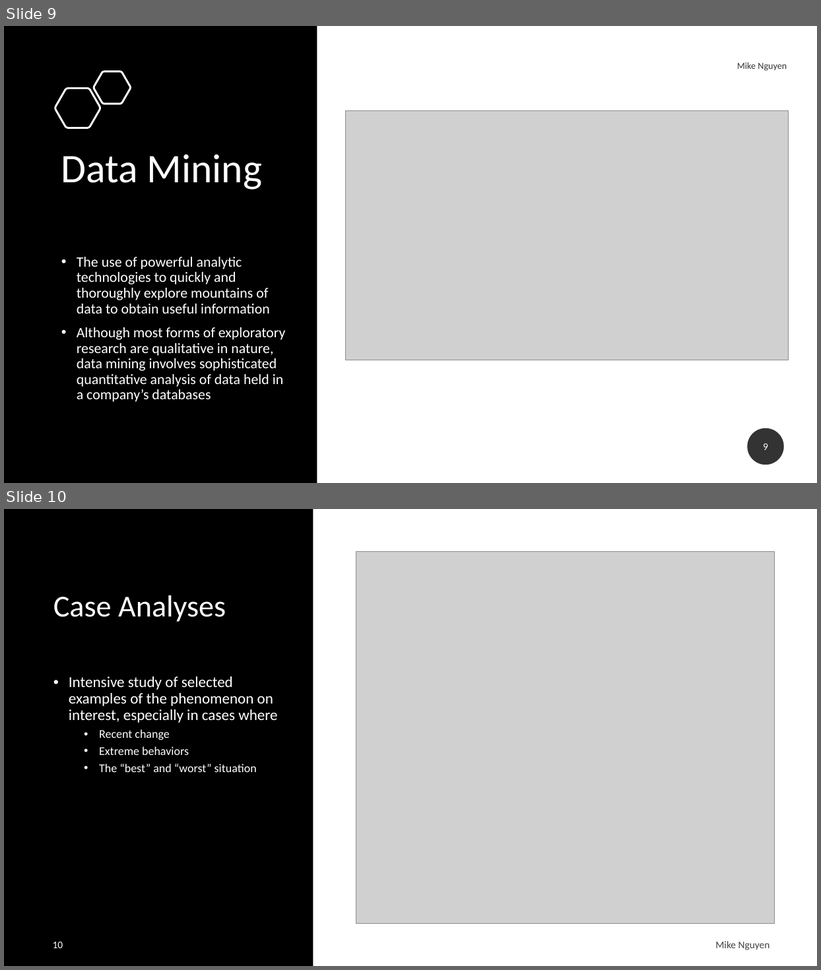
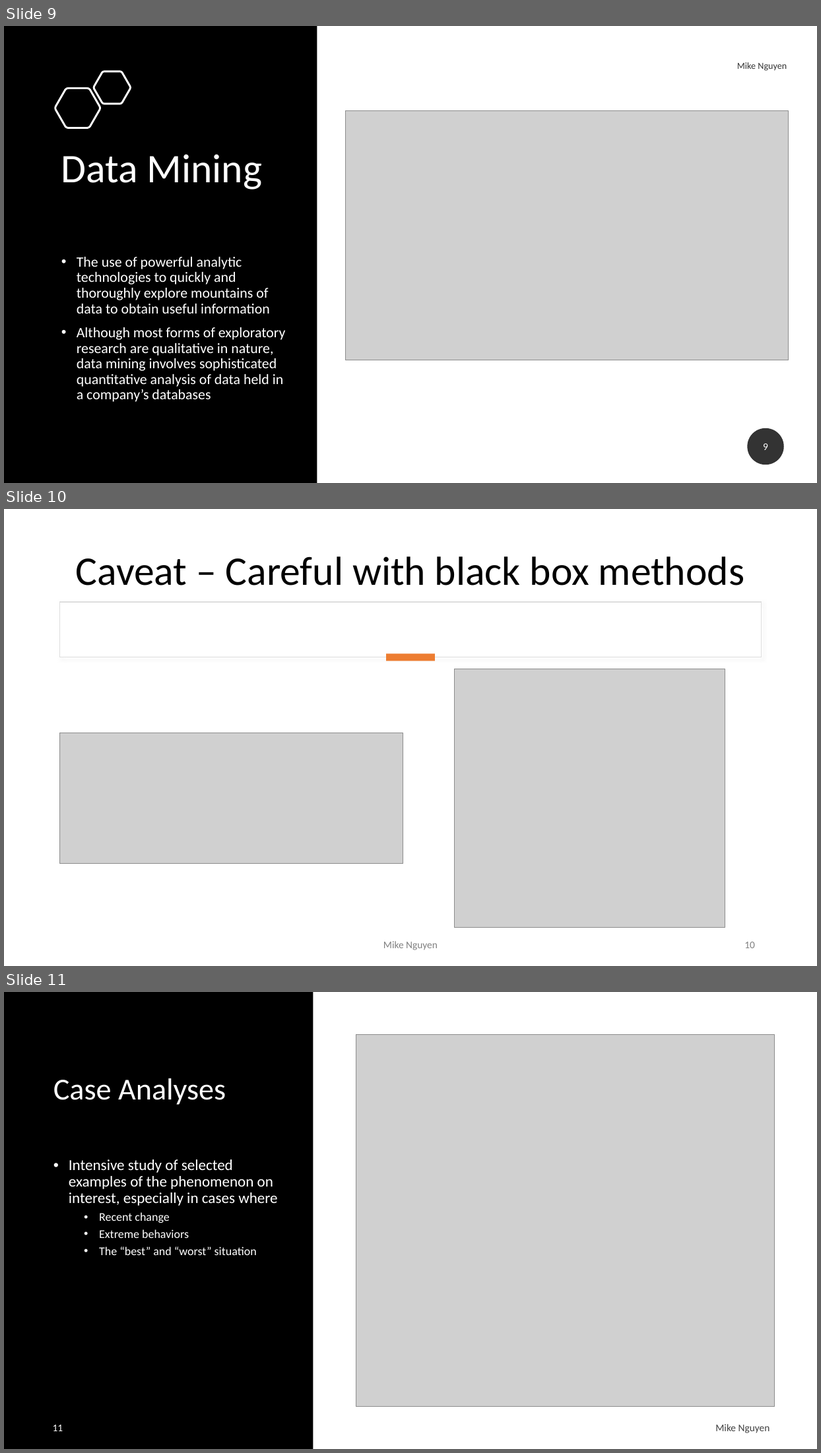
Before and after one commit to mikenguyen13/mar4050_S22, a slide deck: lectures/3/1_Research Design.pptx. Shown one above the other, each under a label of ours: slides 9 and 10 before the commit, slides 9, 10 and 11 after it. The pictures are 821x970 and 821x1453 pixels, drawn with LibreOffice and Linux fonts; fonts in the diff are those of the drawing; grey boxes stand for pictures. Boxes give left, top, right and bottom in pixels: in the first picture for what was removed or moved away, otherwise in the second. Text is boxed around its words. In the diff, an @@ line names an element or a change of style, - is before the commit and + after.

```diff
--- a/lectures/3/1_Research Design.pptx
+++ b/lectures/3/1_Research Design.pptx
@@ slide 10 added at (4, 509, 817, 966), background #FFFFFF @@
@@ title added at (76, 557, 745, 586), 48 pt, text #000000 @@
+Caveat – Careful with black box methods
@@ rectangle added at (60, 602, 762, 657), fill #FFFFFF, outline #DEDEDE 1 pt @@
@@ rectangle added at (386, 654, 435, 661), fill #ED7D31 @@
@@ picture added at (455, 669, 725, 927) @@
@@ picture added at (60, 733, 403, 864) @@
@@ text added at (384, 941, 438, 951), 12 pt, text #808080 @@
+Mike Nguyen
@@ page number added at (745, 942, 755, 949), 12 pt, text #808080 @@
+10
@@ what was slide 10 is now slide 11 @@
@@ page number at (53, 1425, 63, 1432): text changed @@
-10
+11
```
Also in this commit, not shown: 2 other files.
